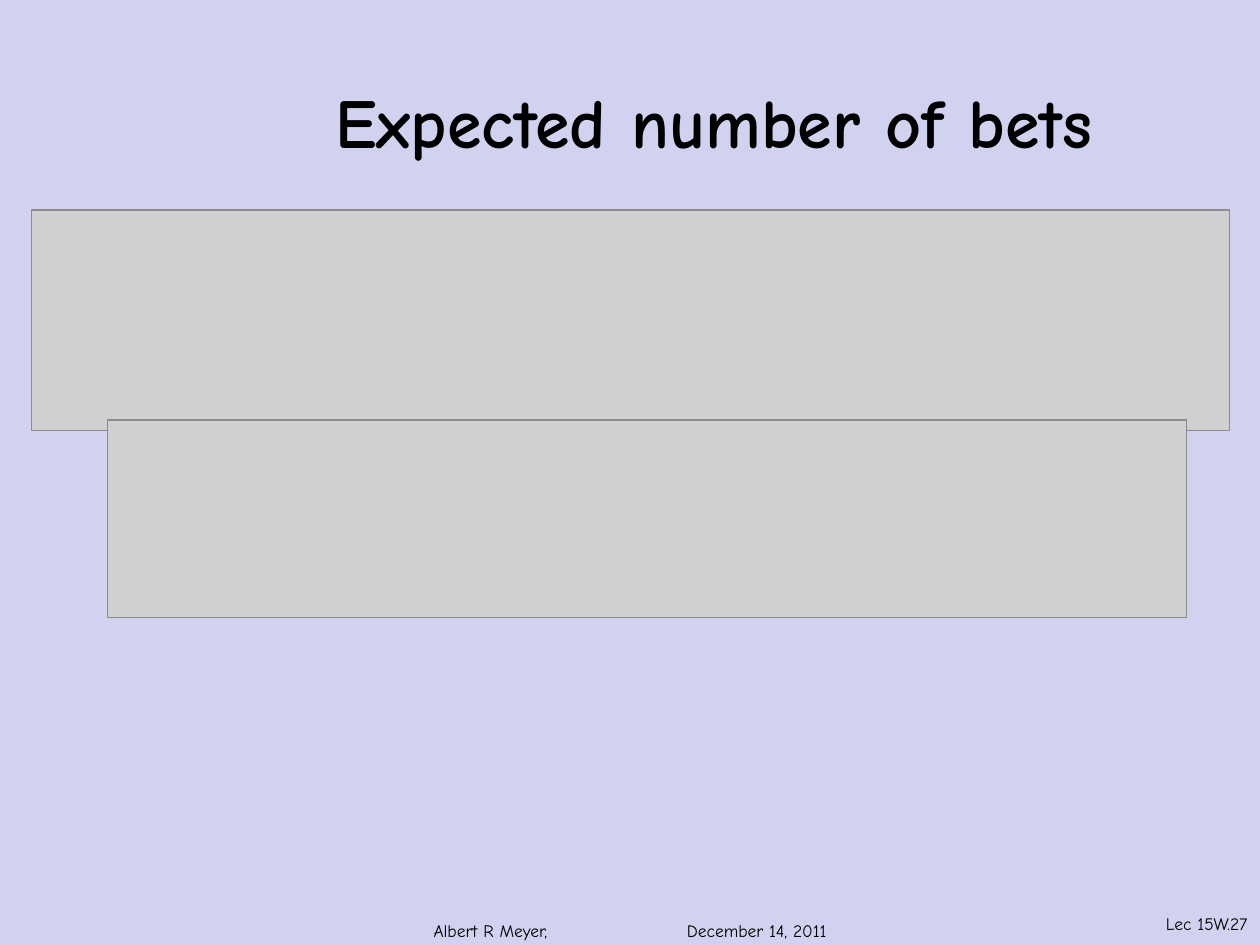
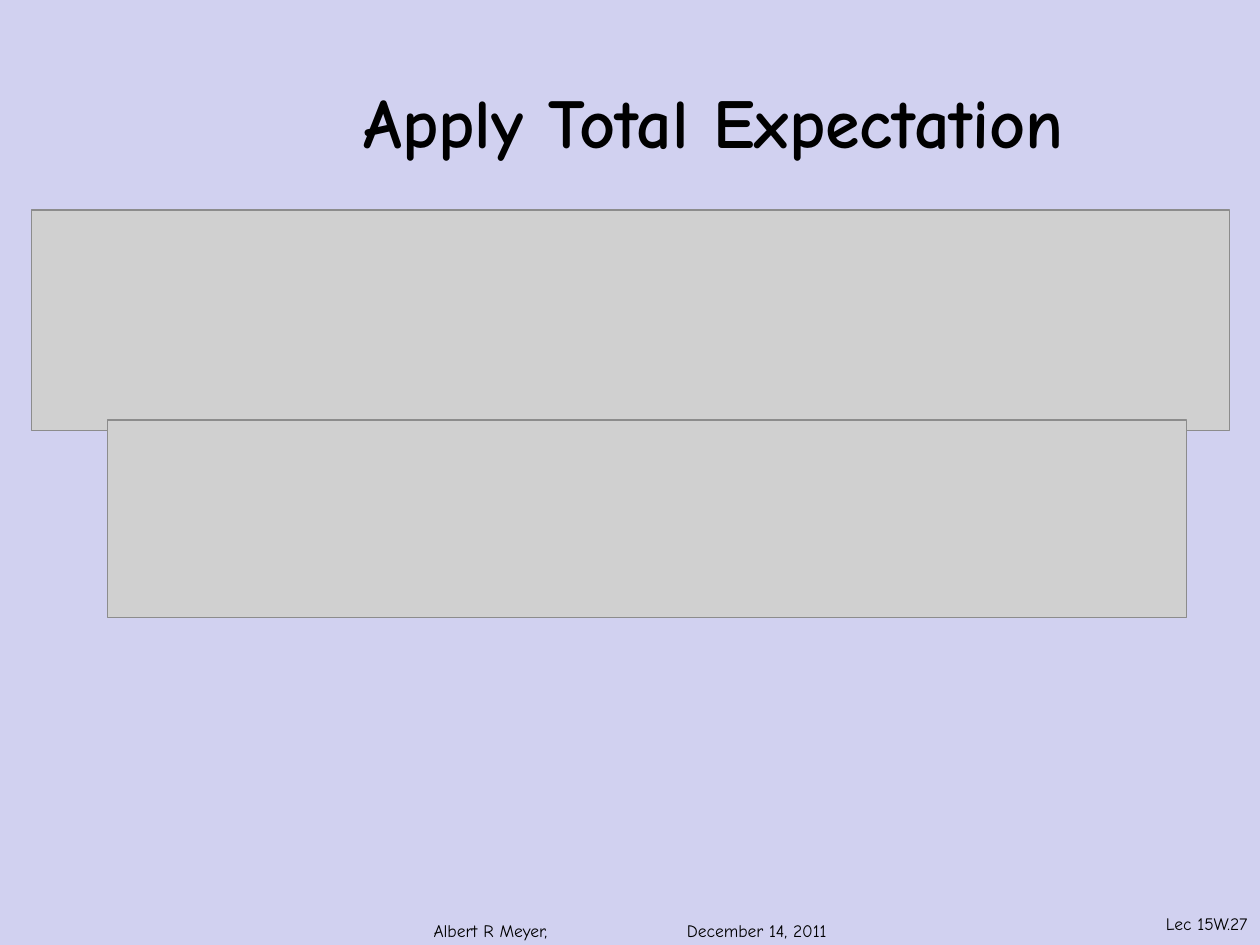
Before and after one commit to armeyer/mcs_web, a slide deck: slide 27 of fall11/slidesF11/slides15w.pptx. Drawn at 1260x945 pixels with LibreOffice and Linux fonts; fonts in the diff are those of the drawing; grey boxes stand for pictures; background and template pictures are left out. Boxes give left, top, right and bottom in pixels: in the first picture for what was removed or moved away, otherwise in the second. Text is boxed around its words. In the diff, an @@ line names an element or a change of style, - is before the commit and + after.

```diff
--- a/fall11/slidesF11/slides15w.pptx
+++ b/fall11/slidesF11/slides15w.pptx
@@ title at [364, 100, 1063, 161]: text changed @@
-Expected number of bets
+Apply Total Expectation
```
Also in this commit, not shown: 12 other slides changed.
